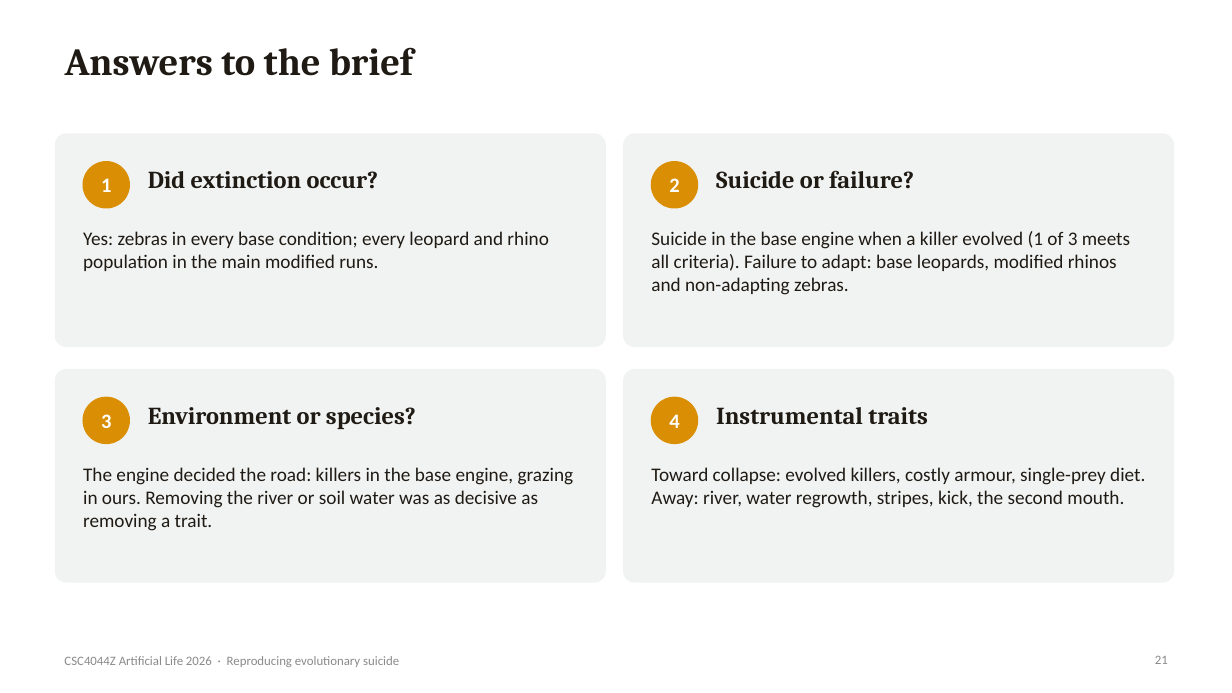
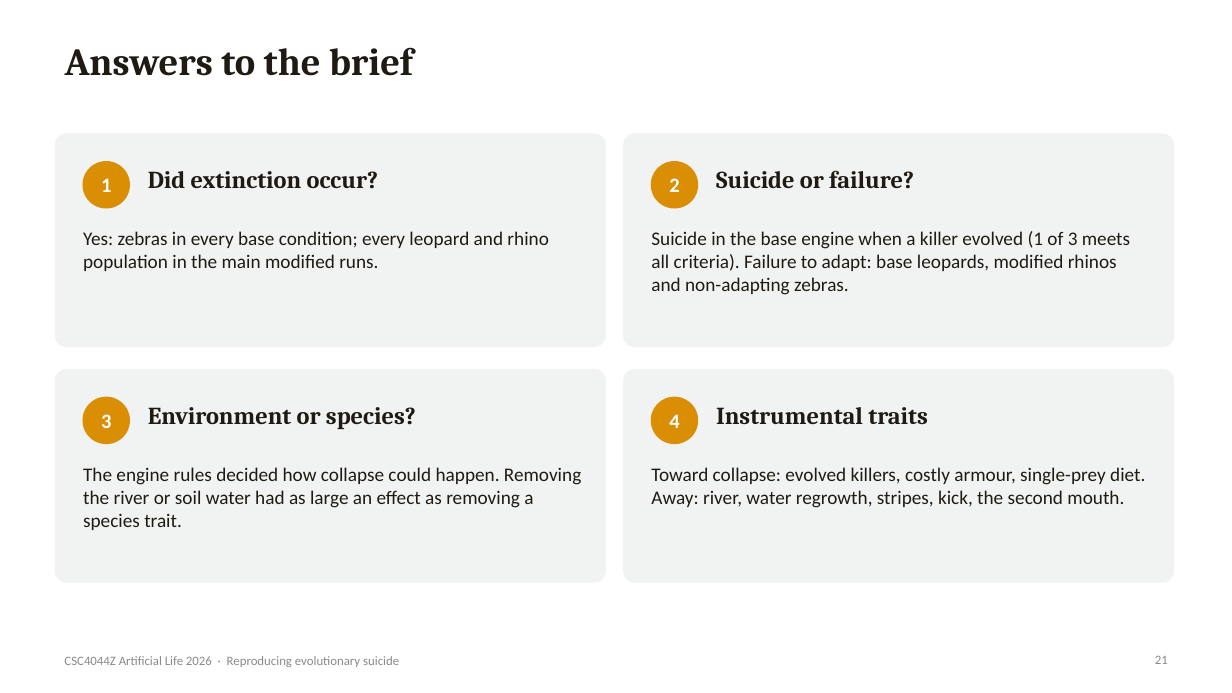
Before and after one commit to Tjeludo/LifeEngine, a slide deck: slide 21 of presentation/Evolutionary-Suicide-LifeEngine.pptx. Drawn at 1232x693 pixels with LibreOffice and Linux fonts; fonts in the diff are those of the drawing. Boxes give left, top, right and bottom in pixels: in the first picture for what was removed or moved away, otherwise in the second. Text is boxed around its words. In the diff, an @@ line names an element or a change of style, - is before the commit and + after.

Commit message:
Rewrite report and slides for clarity; tidy deck build script
Report reorganised into introduction, species, base engine and modified
engine sections with the verdict after the evidence. Slide titles made
descriptive. Deck build no longer depends on an external theme helper.

```diff
--- a/presentation/Evolutionary-Suicide-LifeEngine.pptx
+++ b/presentation/Evolutionary-Suicide-LifeEngine.pptx
@@ text at [83, 467, 581, 530]: text changed @@
-The engine decided the road: killers in the base engine, grazing in ours. Removing the river or soil water was as decisive as removing a trait.
+The engine rules decided how collapse could happen. Removing the river or soil water had as large an effect as removing a species trait.
```
Also in this commit, not shown: 19 other slides changed, 1 slide added, 1 slide removed, 3 other files.
